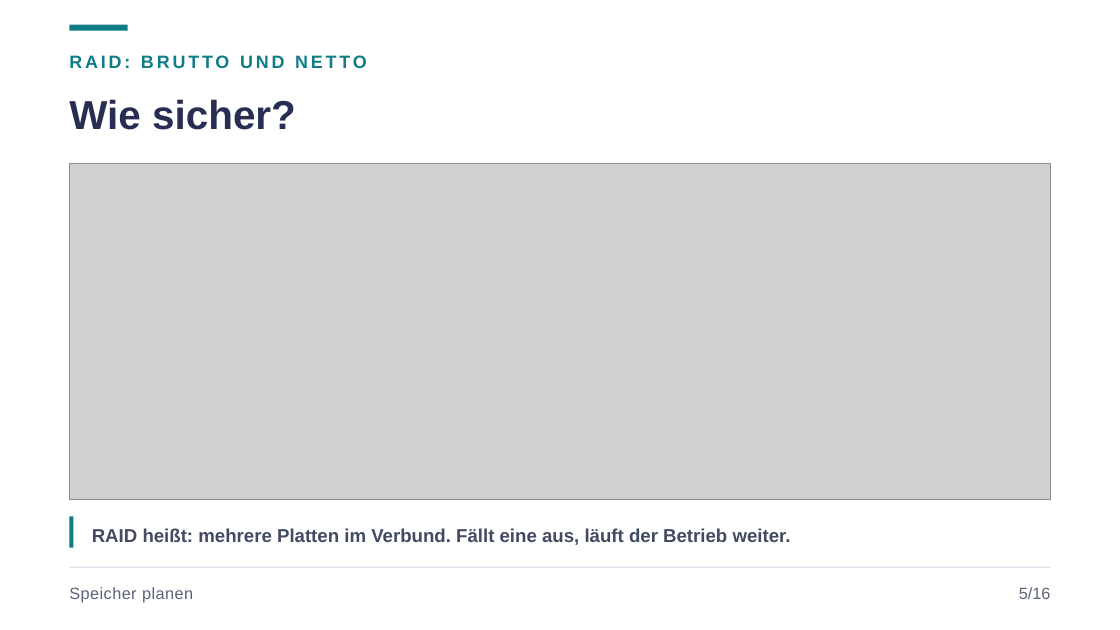
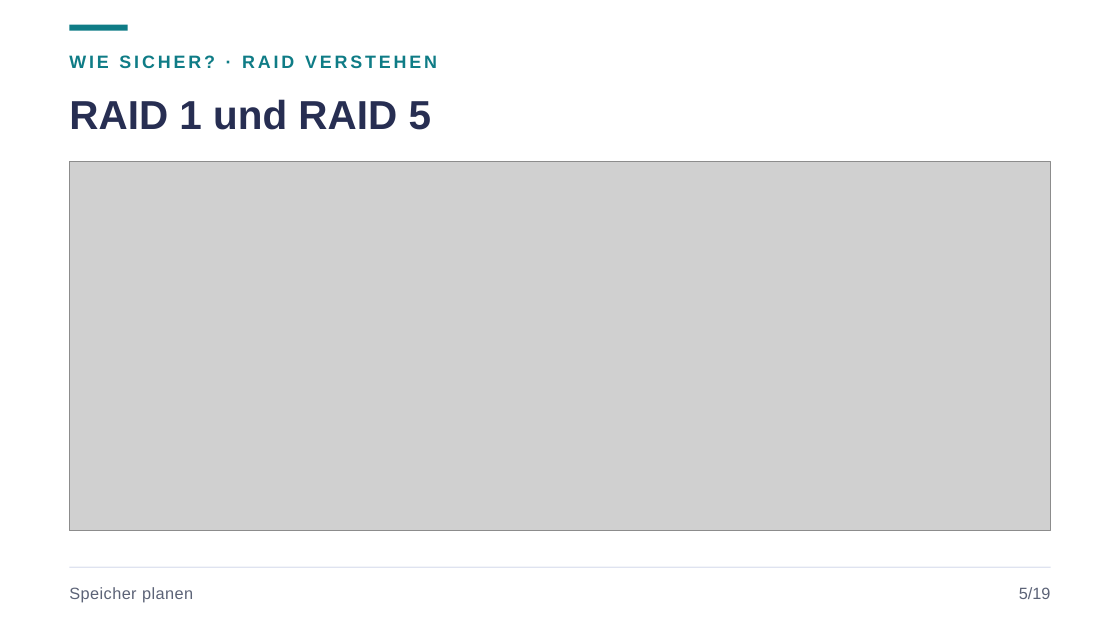
Before and after one commit to JacobMenge/kurs-unterlagen, a slide deck: slide 7 of folien/14-speicher.pptx. Drawn at 1120x630 pixels with LibreOffice and Linux fonts; fonts in the diff are those of the drawing; grey boxes stand for pictures. Boxes give left, top, right and bottom in pixels: in the first picture for what was removed or moved away, otherwise in the second. Text is boxed around its words. In the diff, an @@ line names an element or a change of style, - is before the commit and + after.

```diff
--- a/folien/14-speicher.pptx
+++ b/folien/14-speicher.pptx
@@ text at bbox=[69, 55, 437, 68]: text changed; size 26 to 11.5 pt; text colour #272E52 to #0F7C86 @@
-Wie sicher?
+WIE SICHER? · RAID VERSTEHEN
@@ text "WIE SICHER? · RAID VERSTEHEN" at bbox=[69, 55, 437, 68]: vertical alignment top to middle @@
@@ text at bbox=[69, 99, 431, 130]: text changed; size 11.5 to 26 pt; text colour #0F7C86 to #272E52 @@
-RAID: BRUTTO UND NETTO
+RAID 1 und RAID 5
@@ text "RAID 1 und RAID 5" at bbox=[69, 99, 431, 130]: vertical alignment middle to top @@
@@ picture: place and size @@
-picture at bbox=[69, 164, 1051, 500]
+picture at bbox=[69, 161, 1051, 531]
@@ rectangle removed at bbox=[69, 516, 74, 548] @@
@@ text removed at bbox=[92, 528, 791, 545] @@
-RAID heißt: mehrere Platten im Verbund. Fällt eine aus, läuft der Betrieb weiter.
@@ text at bbox=[1019, 587, 1051, 599]: text changed @@
-5/16
+5/19
```
Also in this commit, not shown: 15 other slides changed, 3 slides added, 5 other files.
